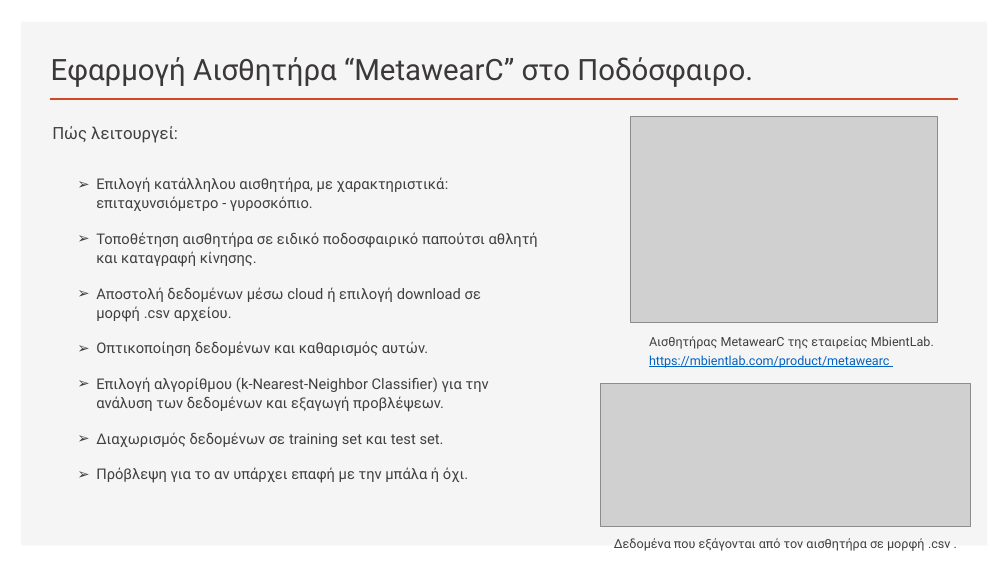
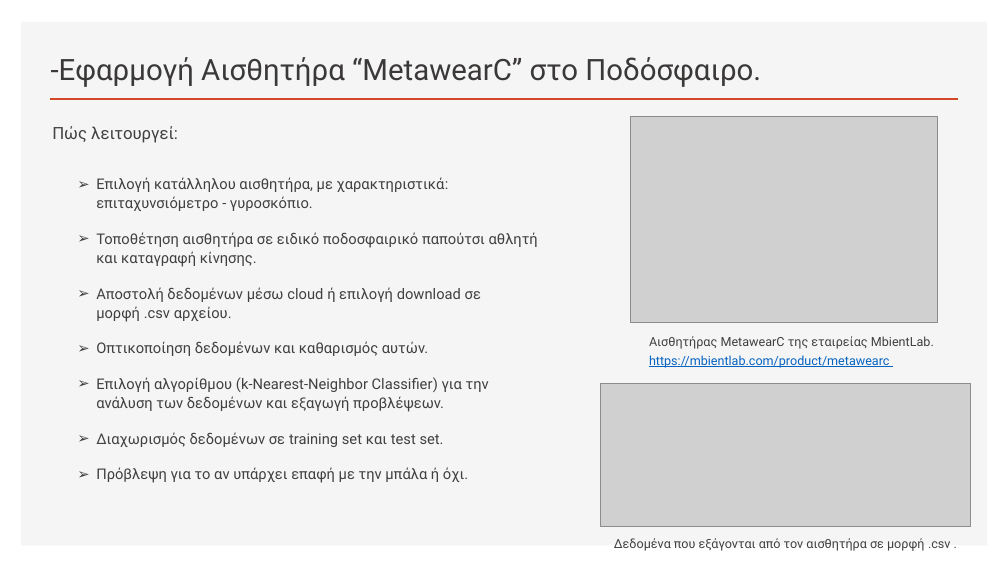
Before and after one commit to nikosbampis/Machine-Learning, a slide deck: slide 3 of machine-learning-12-13.pptx. Drawn at 1008x567 pixels with LibreOffice and Linux fonts; fonts in the diff are those of the drawing; grey boxes stand for pictures. Boxes give left, top, right and bottom in pixels: in the first picture for what was removed or moved away, otherwise in the second. Text is boxed around its words. In the diff, an @@ line names an element or a change of style, - is before the commit and + after.

```diff
--- a/machine-learning-12-13.pptx
+++ b/machine-learning-12-13.pptx
@@ title at [51,57,761,87]: text changed @@
-Εφαρμογή Αισθητήρα “MetawearC” στο Ποδόσφαιρο.
+-Εφαρμογή Αισθητήρα “MetawearC” στο Ποδόσφαιρο.
```
Also in this commit, not shown: 3 other slides changed, 4 slides added, 5 slides removed.
